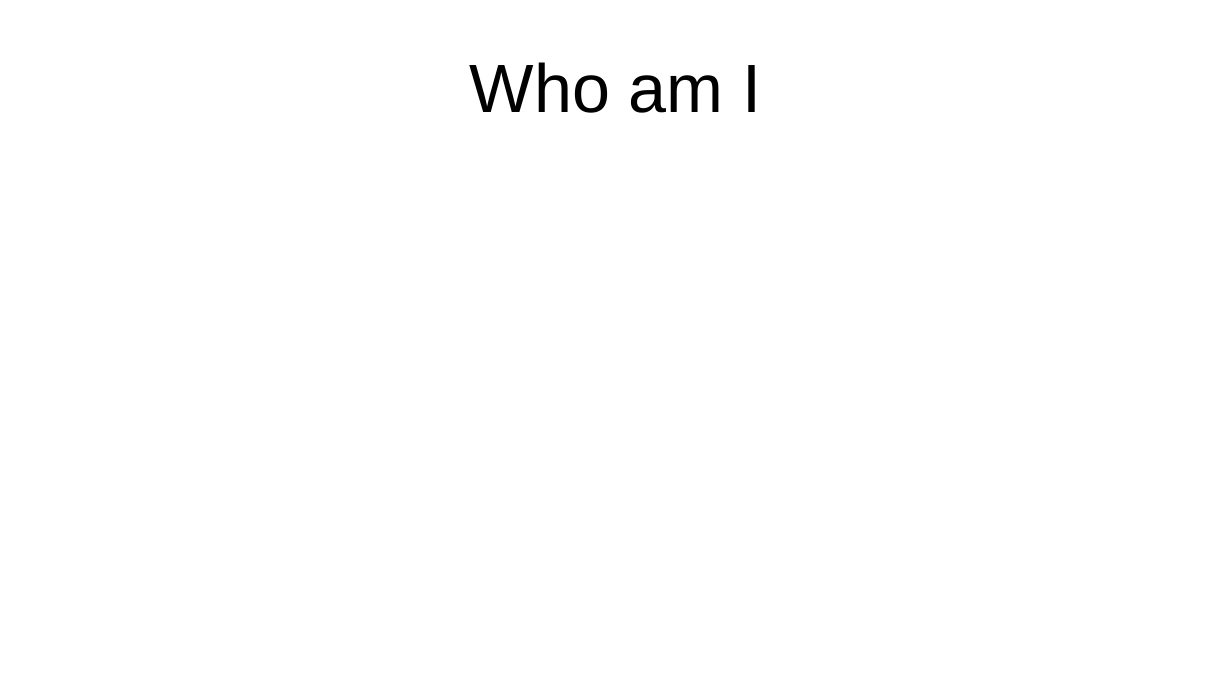
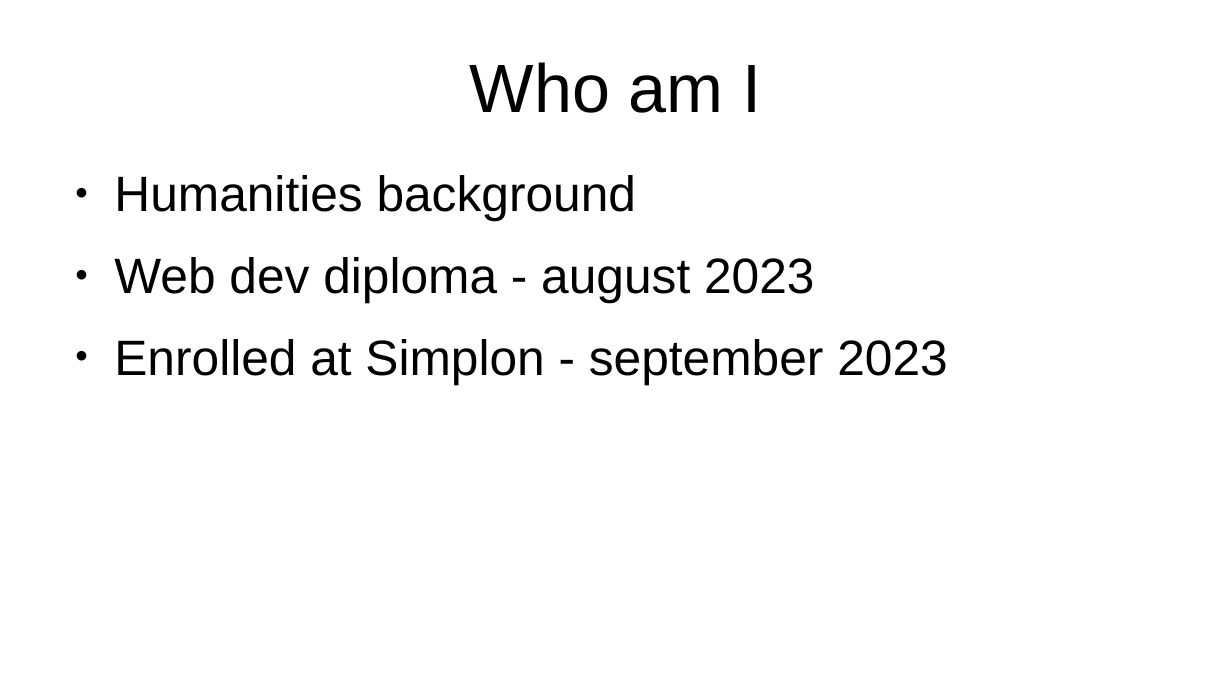
Before and after one commit to EmmaBroudic/Projet-Nooky, a slide deck: slide 4 of Pres.odp (slide 13 before the commit). Drawn at 1232x693 pixels with LibreOffice and Linux fonts; fonts in the diff are those of the drawing. Boxes give left, top, right and bottom in pixels: in the first picture for what was removed or moved away, otherwise in the second. Text is boxed around its words. In the diff, an @@ line names an element or a change of style, - is before the commit and + after.

```diff
--- a/Pres.odp
+++ b/Pres.odp
@@ text added at [114,175,947,384], 32 pt, text #000000 @@
+● Humanities background
+● Web dev diploma - august 2023
+● Enrolled at Simplon - september 2023
```
Also in this commit, not shown: 1 other slide changed, 7 slides added, 2 slides removed, 2 other files.
